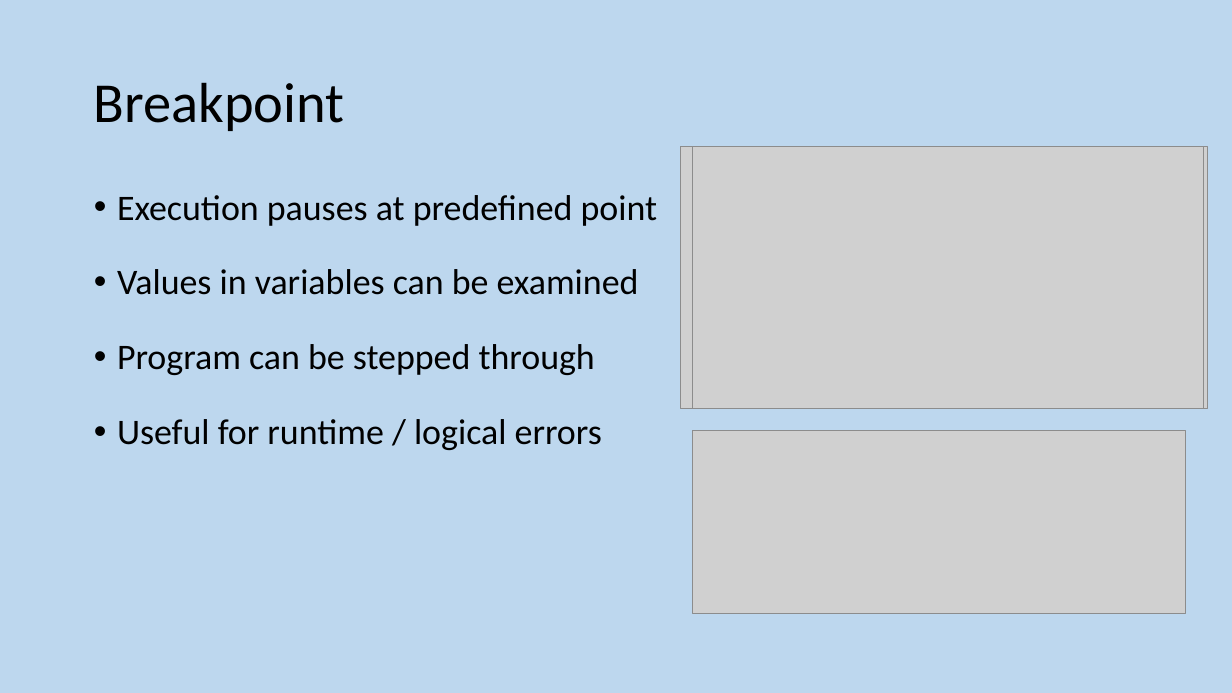
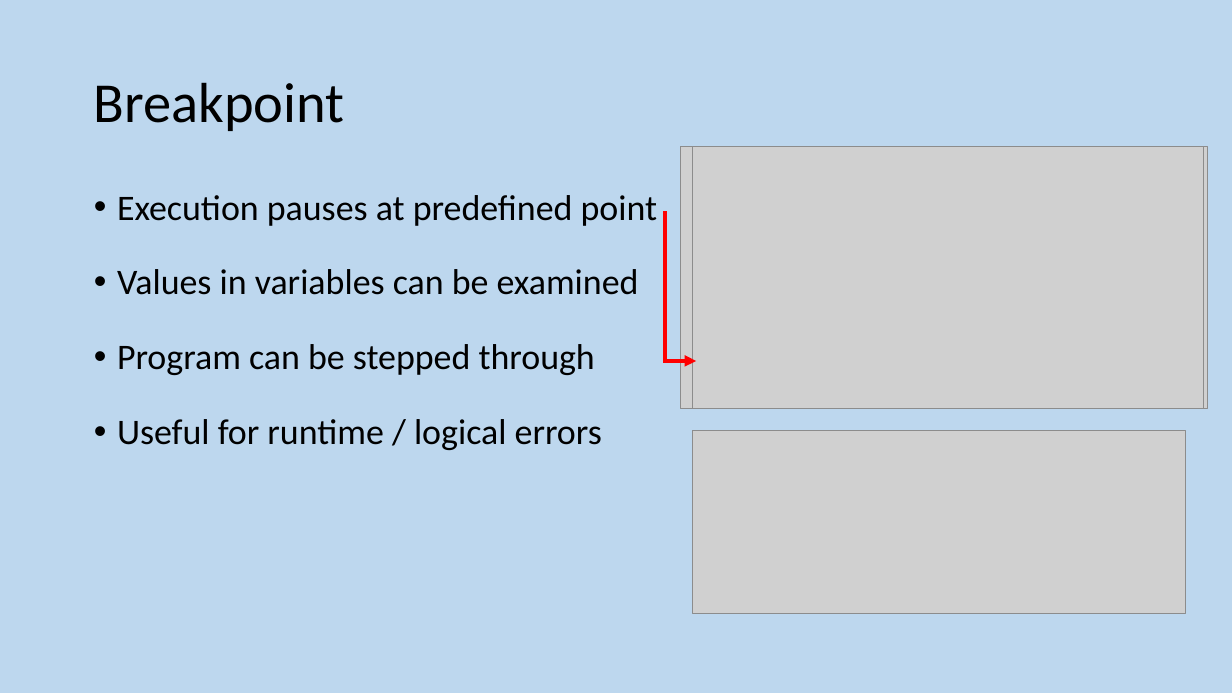
Before and after one commit to MrFriendCS/MrFriendCS.github.io, a slide deck: slide 183 of h-cs/sdd/H CS SDD Slides.pptx. Drawn at 1232x693 pixels with LibreOffice and Linux fonts; fonts in the diff are those of the drawing; grey boxes stand for pictures. Boxes give left, top, right and bottom in pixels: in the first picture for what was removed or moved away, otherwise in the second. Text is boxed around its words. In the diff, an @@ line names an element or a change of style, - is before the commit and + after.

```diff
--- a/h-cs/sdd/H CS SDD Slides.pptx
+++ b/h-cs/sdd/H CS SDD Slides.pptx
@@ elbow arrow added from (665, 212) to (696, 361), #FF0000 3 pt @@
```
